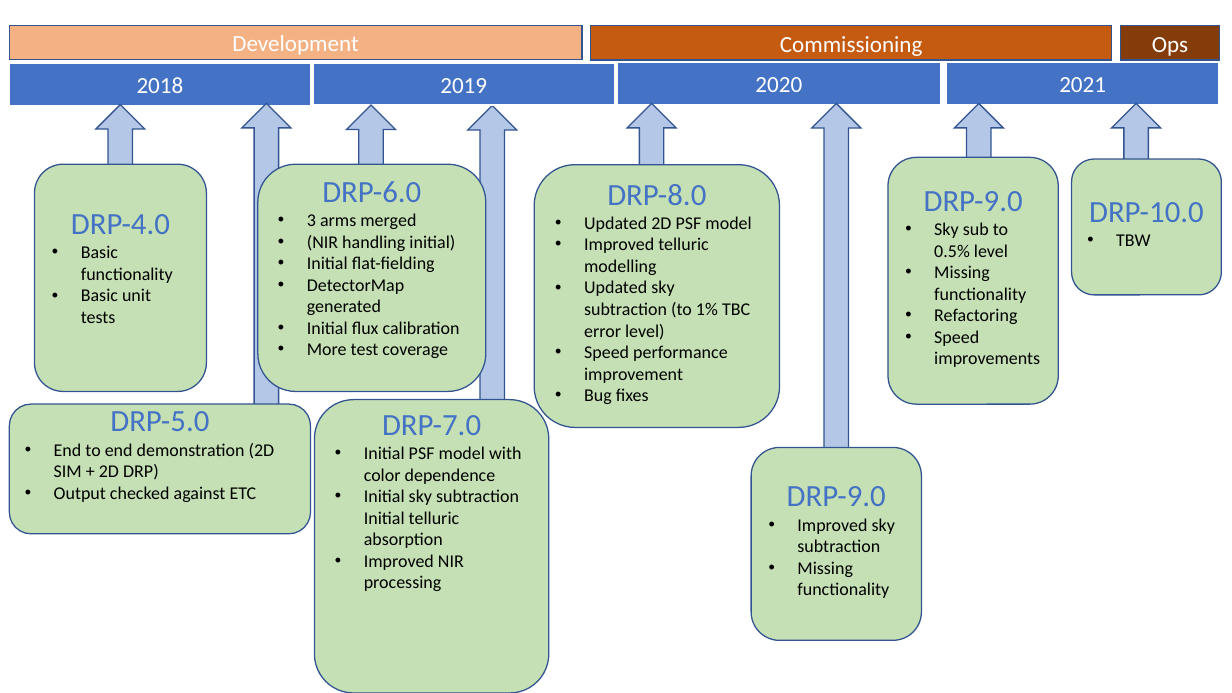
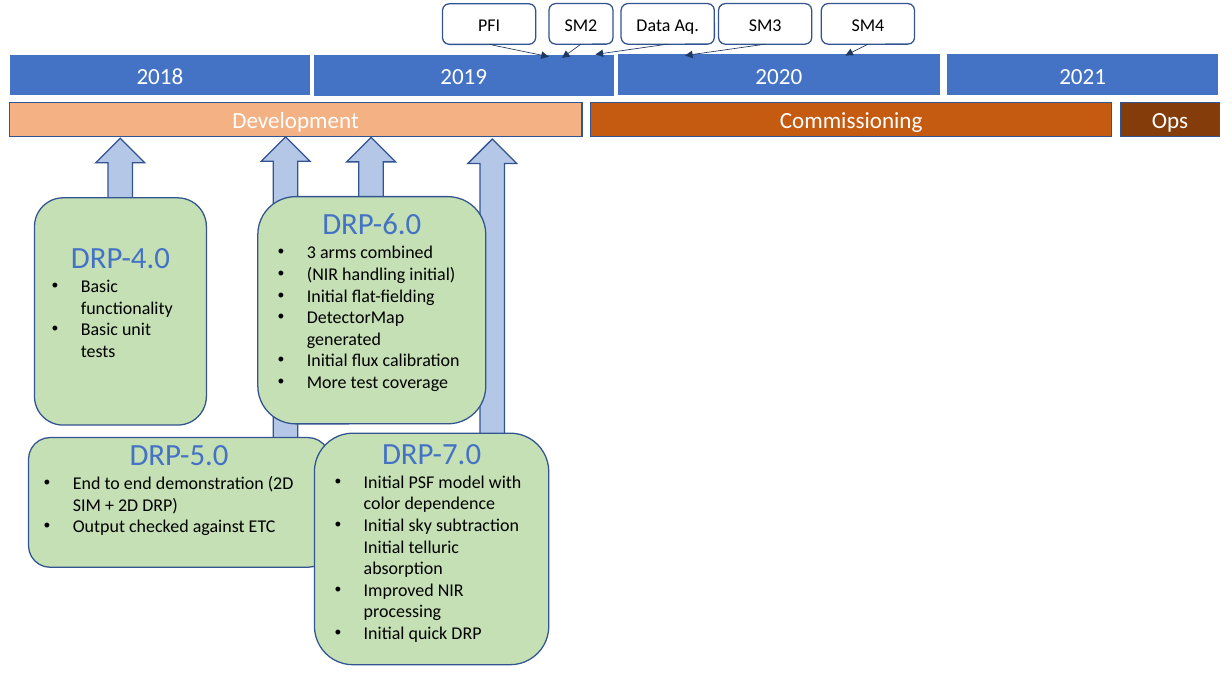
Before and after one commit to hassanxp/Shanghai2018, a slide deck: slide 8 of presentation-drp-plan/2DDRP-PresentationShanghai2018.pptx (slide 10 before the commit). Drawn at 1232x693 pixels with LibreOffice and Linux fonts; fonts in the diff are those of the drawing. Boxes give left, top, right and bottom in pixels: in the first picture for what was removed or moved away, otherwise in the second. Text is boxed around its words. In the diff, an @@ line names an element or a change of style, - is before the commit and + after.

```diff
--- a/presentation-drp-plan/2DDRP-PresentationShanghai2018.pptx
+++ b/presentation-drp-plan/2DDRP-PresentationShanghai2018.pptx
@@ rounded rectangle added at (x1=443, y1=4, x2=536, y2=44), outline #325491 1 pt, 14 pt, text #000000 @@
+PFI
@@ rounded rectangle added at (x1=549, y1=4, x2=613, y2=44), outline #325491 1 pt, 14 pt, text #000000 @@
+SM2
@@ rounded rectangle added at (x1=621, y1=4, x2=714, y2=44), outline #325491 1 pt, 14 pt, text #000000 @@
+Data Aq.
@@ rounded rectangle added at (x1=719, y1=4, x2=812, y2=44), outline #325491 1 pt, 14 pt, text #000000 @@
+SM3
@@ rounded rectangle added at (x1=822, y1=4, x2=915, y2=44), outline #325491 1 pt, 14 pt, text #000000 @@
+SM4
@@ 4 rectangles moved together from (x1=9, y1=62, x2=1219, y2=105) to (x1=9, y1=54, x2=1219, y2=96) @@
@@ arrow added from (489, 44) to (549, 56), #203864 0.5 pt @@
@@ arrow added from (581, 44) to (562, 58), #203864 0.5 pt @@
@@ arrow added from (668, 44) to (595, 55), #203864 0.5 pt @@
@@ arrow added from (765, 44) to (685, 55), #203864 0.5 pt @@
@@ arrow added from (868, 44) to (846, 55), #203864 0.5 pt @@
@@ 3 rectangles moved together from (x1=9, y1=26, x2=1220, y2=60) to (x1=9, y1=103, x2=1220, y2=137) @@
@@ up arrow removed at (x1=628, y1=104, x2=677, y2=202) @@
@@ up arrow removed at (x1=812, y1=104, x2=861, y2=464) @@
@@ up arrow removed at (x1=955, y1=104, x2=1004, y2=202) @@
@@ up arrow removed at (x1=1112, y1=104, x2=1161, y2=207) @@
@@ up arrow moved from (x1=242, y1=104, x2=291, y2=414) to (x1=262, y1=137, x2=311, y2=447) @@
@@ 3 up arrows, 1 rounded rectangle moved together from (x1=34, y1=104, x2=517, y2=404) to (x1=34, y1=138, x2=517, y2=438) @@
@@ rounded rectangle removed at (x1=534, y1=165, x2=780, y2=427) @@
-DRP-8.0
-• Updated 2D PSF model
-• Improved telluric modelling
-• Updated sky subtraction (to 1% TBC error level)
-• Speed performance improvement
-• Bug fixes
@@ rounded rectangle removed at (x1=888, y1=157, x2=1058, y2=404) @@
-DRP-9.0
-• Sky sub to 0.5% level
-• Missing functionality
-• Refactoring
-• Speed improvements
@@ rounded rectangle removed at (x1=1072, y1=159, x2=1222, y2=295) @@
-DRP-10.0
-• TBW
@@ rounded rectangle "DRP-6.0" moved from (x1=258, y1=165, x2=486, y2=392) to (x1=258, y1=197, x2=486, y2=424) @@
@@ text in rounded rectangle at (x1=307, y1=245, x2=433, y2=258): text changed @@
-• 3 arms merged
+• 3 arms combined
@@ rounded rectangle "DRP-5.0" moved from (x1=9, y1=404, x2=311, y2=533) to (x1=29, y1=438, x2=330, y2=567) @@
@@ rounded rectangle "DRP-7.0" resized from (x1=314, y1=399, x2=549, y2=693) to (x1=314, y1=433, x2=549, y2=665) @@
@@ rounded rectangle removed at (x1=751, y1=447, x2=921, y2=640) @@
-DRP-9.0
-• Improved sky subtraction
-• Missing functionality
@@ text in rounded rectangle at (x1=364, y1=626, x2=481, y2=642): paragraph added @@
+• Initial quick DRP
```
Also in this commit, not shown: 10 other slides changed, 1 slide added, 1 other file.
